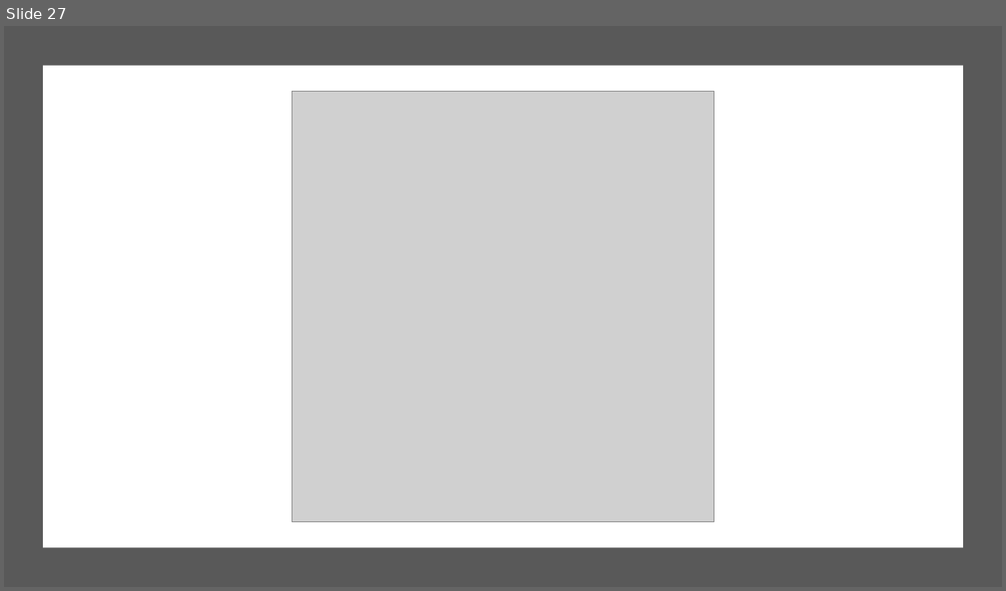
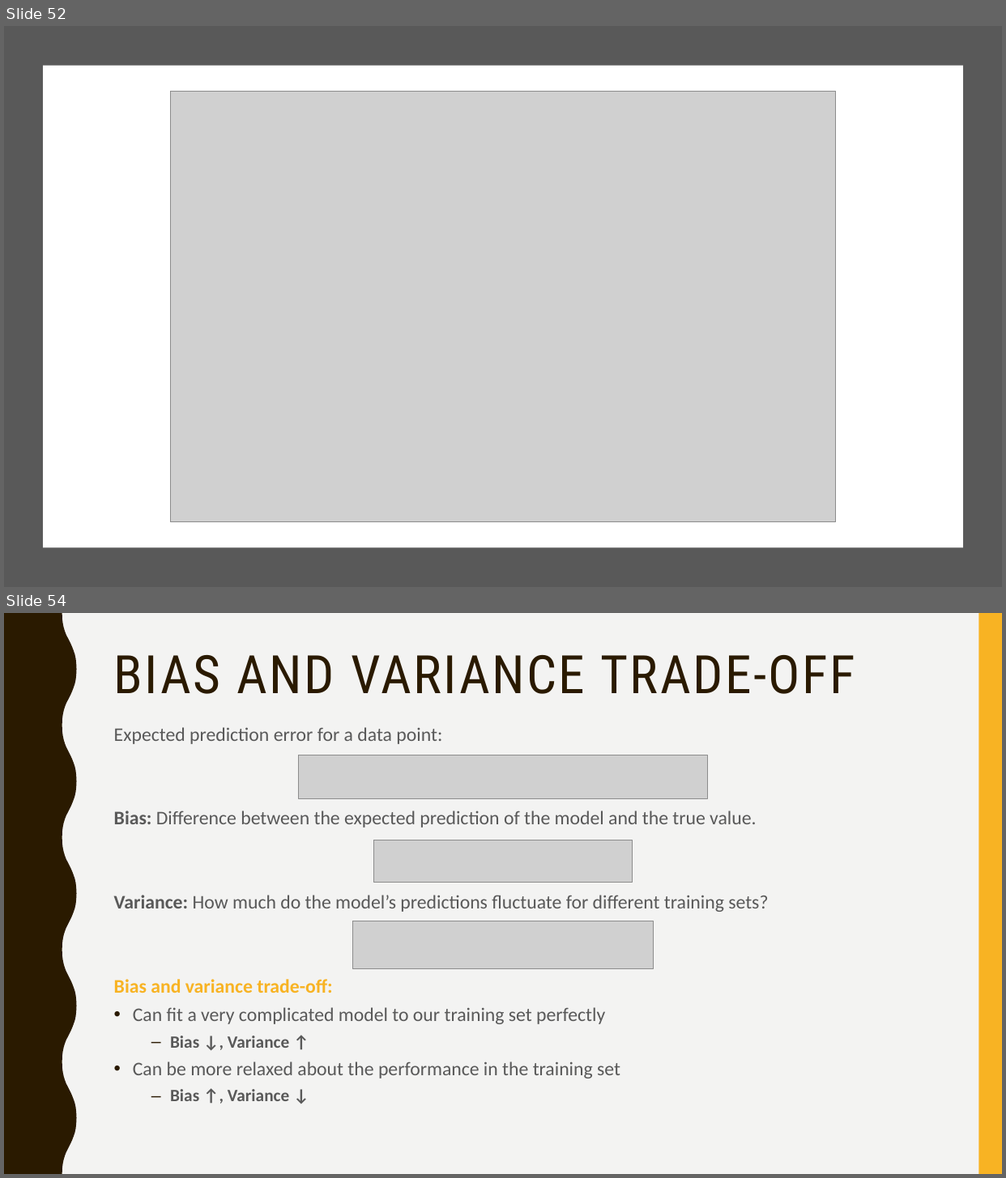
Before and after one commit to svallejovera/cta_updated, a slide deck: slides/7 A Primer on Supervised Learning.pptx. Shown one above the other, each under a label of ours: slide 27 before the commit, slides 52 and 54 after it; the slides between them are not shown. The pictures are 1006x591 and 1006x1178 pixels, drawn with LibreOffice and Linux fonts; fonts in the diff are those of the drawing; grey boxes stand for pictures. Boxes give left, top, right and bottom in pixels: in the first picture for what was removed or moved away, otherwise in the second. Text is boxed around its words. In the diff, an @@ line names an element or a change of style, - is before the commit and + after.

```diff
--- a/slides/7 A Primer on Supervised Learning.pptx
+++ b/slides/7 A Primer on Supervised Learning.pptx
@@ slide 54 added at [4,613,1002,1174], background #F3F3F2; not listed: 2 template elements that a slide beside it also shows @@
@@ title added at [114,655,855,694], 51 pt, text #2A1A00 @@
+BIAS AND VARIANCE TRADE-OFF
@@ text added at [114,727,768,1101], 18.5 pt, text #595959 @@
+Expected prediction error for a data point:
+Bias: Difference between the expected prediction of the model and the true value.
+Variance: How much do the model’s predictions fluctuate for different training sets?
+Bias and variance trade-off:
+• Can fit a very complicated model to our training set perfectly
+  – Bias ↓, Variance ↑
+• Can be more relaxed about the performance in the training set
+  – Bias ↑, Variance ↓
@@ picture added at [299,756,708,799] @@
@@ picture added at [374,840,632,883] @@
@@ picture added at [353,921,653,969] @@
@@ what was slide 27 is now slide 52 @@
@@ slide 52 changed as well @@
@@ picture: place and size @@
-picture at [292,91,714,523]
+picture at [170,91,836,523]
```
Also in this commit, not shown: 7 other slides changed, 35 other slides added, 19 slides removed, 34 other files.
